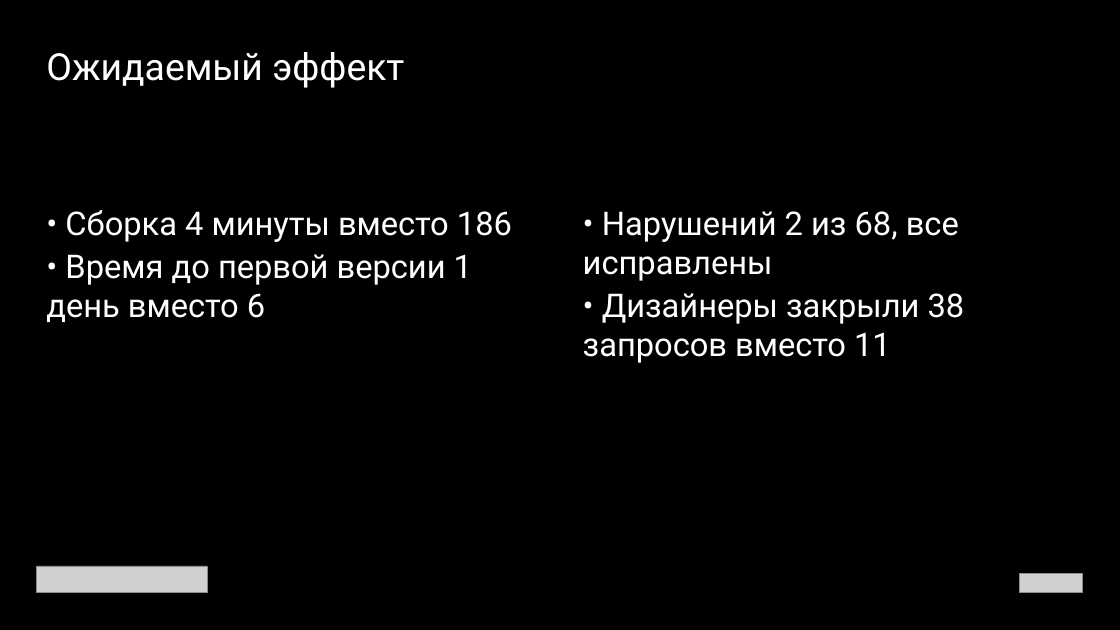
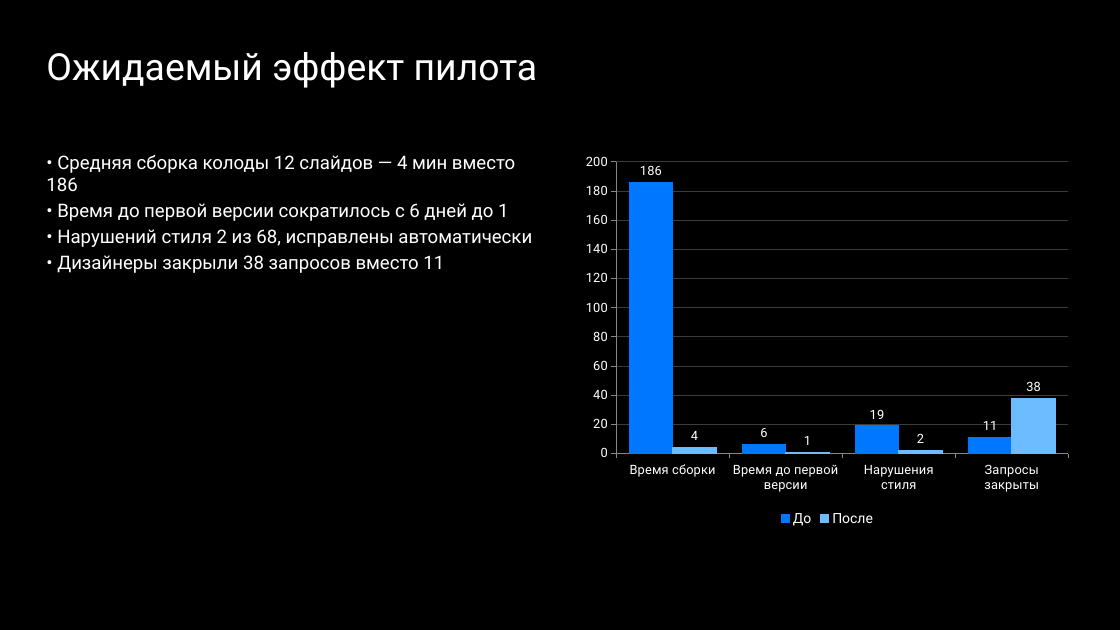
Before and after one commit to DiFoxenGit/-VKTechHackathon, a slide deck: slide 4 of samples/VK_WorkSpace_Клиентская_конференция_Шабл__split.pptx. Drawn at 1120x630 pixels with LibreOffice and Linux fonts; fonts in the diff are those of the drawing; grey boxes stand for pictures; background and template pictures are left out. Boxes give left, top, right and bottom in pixels: in the first picture for what was removed or moved away, otherwise in the second. Text is boxed around its words. In the diff, an @@ line names an element or a change of style, - is before the commit and + after.

```diff
--- a/samples/VK_WorkSpace_Клиентская_конференция_Шабл__split.pptx
+++ b/samples/VK_WorkSpace_Клиентская_конференция_Шабл__split.pptx
@@ text at <box>46,52,538,88</box>: text changed @@
-Ожидаемый эффект
+Ожидаемый эффект пилота
@@ column chart added at <box>576,146,1078,530</box> @@
+categories: Время сборки, Время до первой версии, Нарушения стиля, Запросы закрыты
+До: 186, 6, 19, 11
+После: 4, 1, 2, 38
@@ text at <box>46,155,532,273</box>: text changed; size 28 to 16 pt @@
-• Сборка 4 минуты вместо 186
-• Время до первой версии 1 день вместо 6
+• Средняя сборка колоды 12 слайдов — 4 мин вместо 186
+• Время до первой версии сократилось с 6 дней до 1
+• Нарушений стиля 2 из 68, исправлены автоматически
+• Дизайнеры закрыли 38 запросов вместо 11
@@ text removed at <box>583,211,965,363</box> @@
-• Нарушений 2 из 68, все исправлены
-• Дизайнеры закрыли 38 запросов вместо 11
@@ picture removed at <box>37,566,208,593</box> @@
@@ picture removed at <box>1019,573,1083,593</box> @@
```
Also in this commit, not shown: 3 other slides changed, 6 slides added, 6 slides removed, 23 other files.
